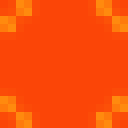
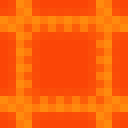
Comparing the layer stacks of the two (128, 128) images. Changes:
hid group "bottom.heat.mask.l copy" (3 layers) over (8, 8, 120, 120)
hid "bottom.base" over (8, 8, 120, 120)
showed group "top.heat.mask.l" (3 layers) over (8, 8, 120, 120)
painted on "top.mask" over (24, 24, 104, 104)
showed "top.base", painted on it over (8, 8, 120, 120)
